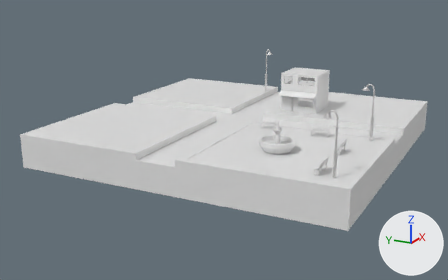
The Blender file diorama/diorama.blend as it was, and as the next commit left it.
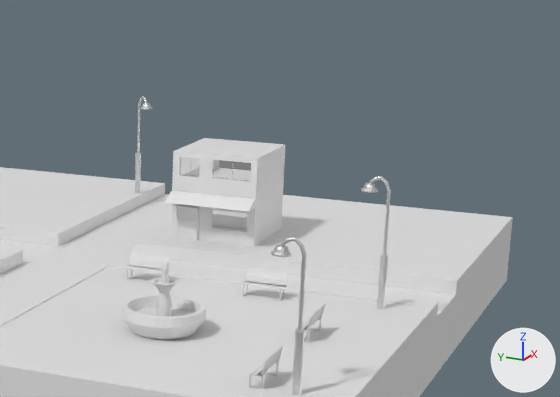
Old and new are each drawn whole from a camera (50 mm lens) standing at (-39.8, -18.6, 11.1) and looking at (-1.3, 1.0, -1.6) and again close up on the part from 46% to 100% of the width and 3% to 64% of the height. The axes (+X, +Y, +Z) are drawn at lower right. The lights are the same throughout.

Objects in the first close-up: 'Banc', 'Banc.001', 'Banc.002', 'Epicerie', 'Fontaine', 'Lampadaire', 'Lampadaire.001', 'Lampadaire.002', 'Plane'.
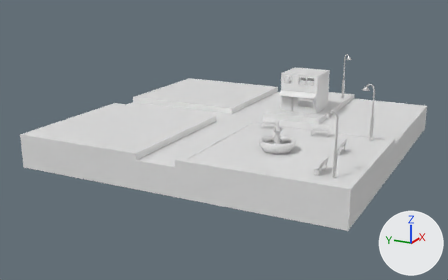
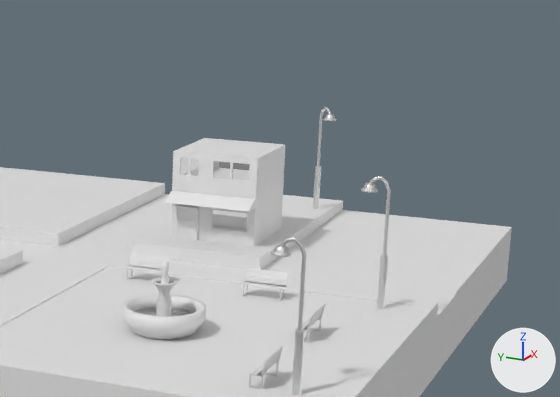
Pixel boxes (x1, y1, x2, y2) of what changed, in the close-ups (560 x 397 px):
'Plane', reshaped
    before: (0, 167, 513, 397)
    after: (0, 167, 512, 397)
'Lampadaire.001', moved
    before: (135, 96, 153, 193)
    after: (313, 107, 337, 209)
part 1 of me_plane, built on
    before: (258, 197, 513, 294)
    after: (136, 197, 512, 342)
part 2 of me_cylinder, shading changed
    both: (122, 261, 206, 339)

The change, as a list of edits to the scene's bpy script:
```text
Change me_plane:
    used by ob_plane; location = (0.0, 0.0, 0.0); scale = (11.0, 11.0, 11.0)
    remove me_plane.from_pydata(...)  # 74 vertices, 59 faces; spans x -1.0..1.0, y -1.0..1.0, z -0.21..0.0
    add me_plane.from_pydata(...)  # 92 vertices, 76 faces; spans x -1.0..1.0, y -1.0..1.0, z -0.21..0.0
    me_plane part 1: 2 vertices removed from x 0.15..1.0, y -1.0, z 0.0; 20 vertices added at x -1.0..1.0, y -1.0..-0.07, z -0.21..0.0
Change me_cylinder:
    where me_cylinder.from_pydata(...)  # 640 vertices, 612 faces; spans x -1.29..1.29, y -1.29..1.29, z 0.0..2.18
    used by ob_fontaine; location = (-6.55, -5.22, 0.0); scale = (0.839, 0.839, 0.839)
    me_cylinder part 2: all faces are now shaded smooth (612 of 612 changed)
Change ob_lampadaire_001:
    ob_lampadaire_001.location: (8.9, 2.16, 0.0) -> (9.35, -4.53, 0.0)
```
